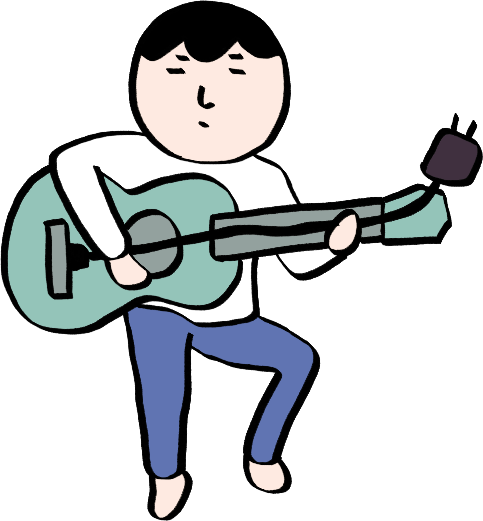
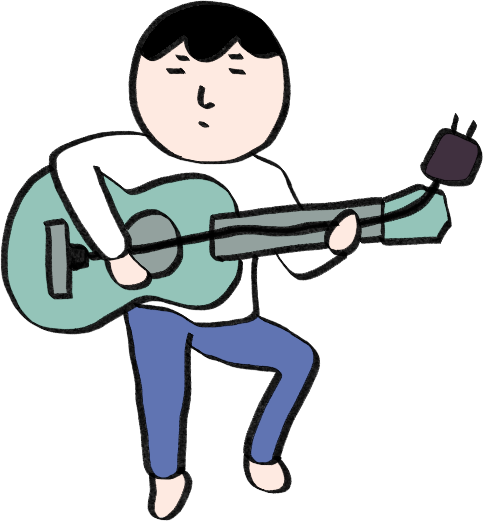
The second 483×521 image is a revision of the first. Changes to its layers:
renamed "レイヤー 2" to "レイヤー 3", painted on it over [0, 0, 483, 521]
